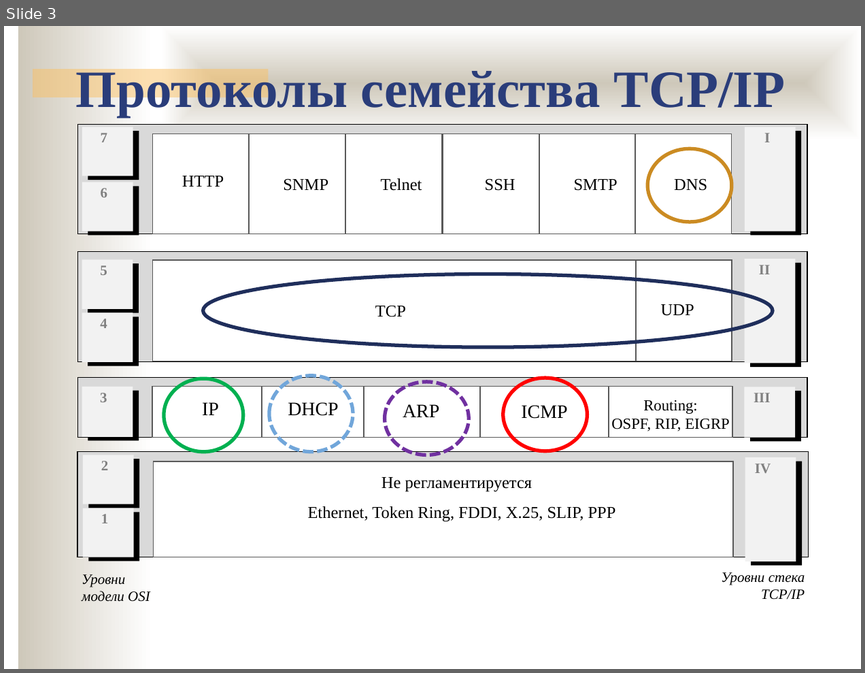
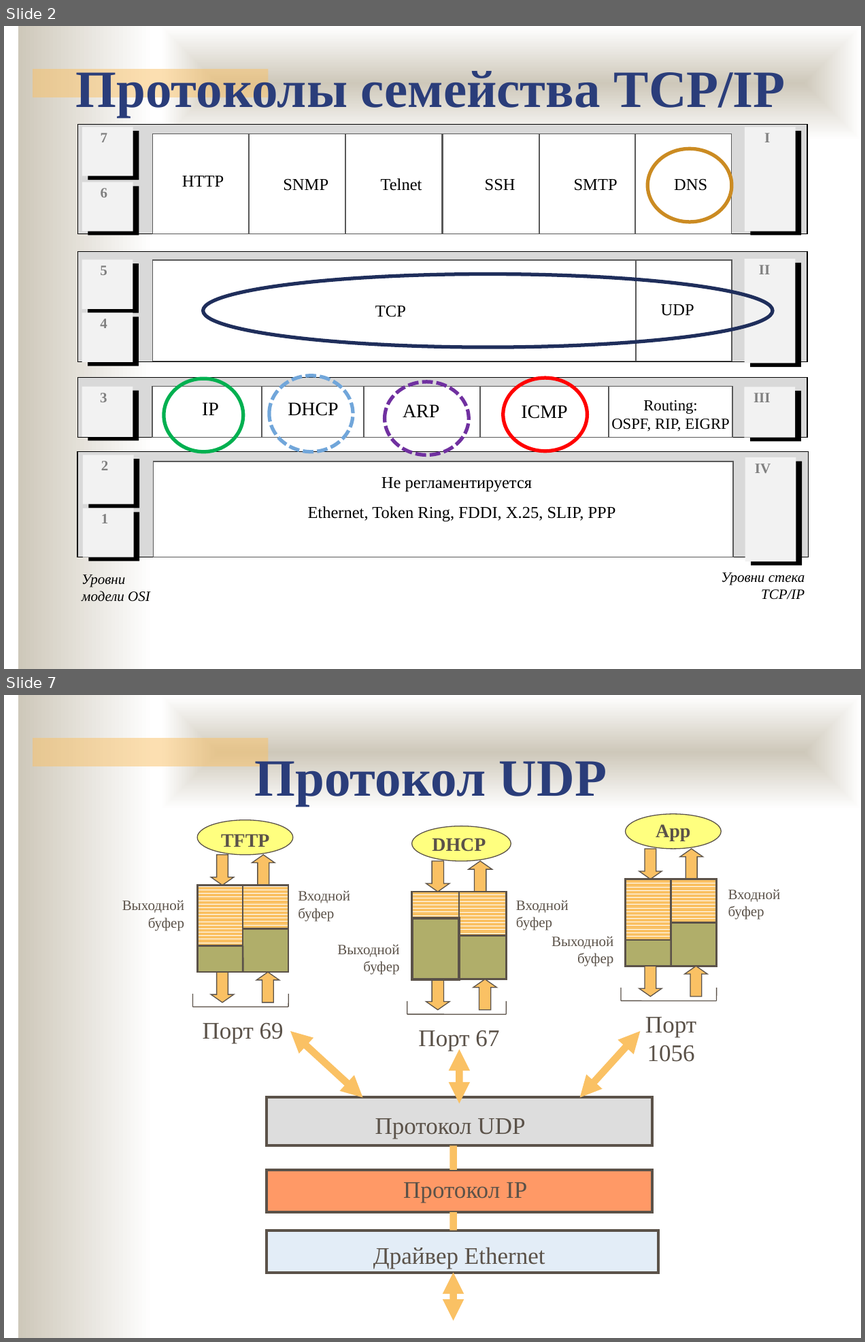
Before and after one commit to ukoloff/nets, a slide deck: lecture/11.pptx. Shown one above the other, each under a label of ours: slide 3 before the commit, slides 2 and 7 after it; the slides between them are not shown. The pictures are 865x673 and 865x1342 pixels, drawn with LibreOffice and Linux fonts; fonts in the diff are those of the drawing; background and template pictures are left out. Boxes give left, top, right and bottom in pixels: in the first picture for what was removed or moved away, otherwise in the second. Text is boxed around its words. In the diff, an @@ line names an element or a change of style, - is before the commit and + after.

```diff
--- a/lecture/11.pptx
+++ b/lecture/11.pptx
@@ slide 7 added at (4, 695, 861, 1338), background #FFFFFF; not listed: 3 template elements that a slide beside it also shows @@
@@ text added at (255, 755, 606, 806), 44 pt, text #2A3D7A, bold @@
+Протокол UDP
@@ group added at (122, 814, 781, 1321): 15 texts, 13 rectangles, 13 lines, 6 up arrows, 6 down arrows, 4 double arrows, 3 ellipses @@
+Выходной буфер
+Входной буфер
+TFTP
+Порт 69
+Выходной буфер
+Входной буфер
+Входной буфер
+Выходной буфер
+DHCP
+Порт 67
+Протокол UDP
+App
+Порт 1056
+Протокол IP
+Драйвер Ethernet
@@ what was slide 3 is now slide 2 @@
```
Also in this commit, not shown: 1 slide changed, 6 other slides added.
